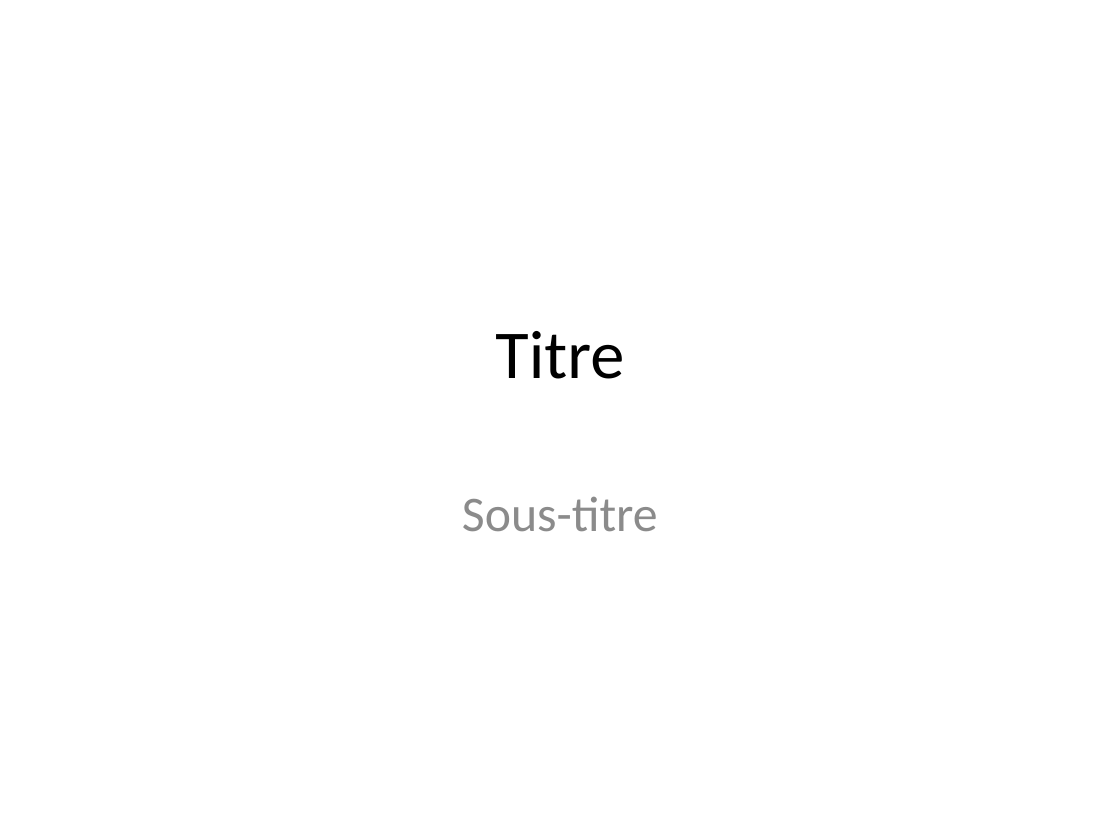
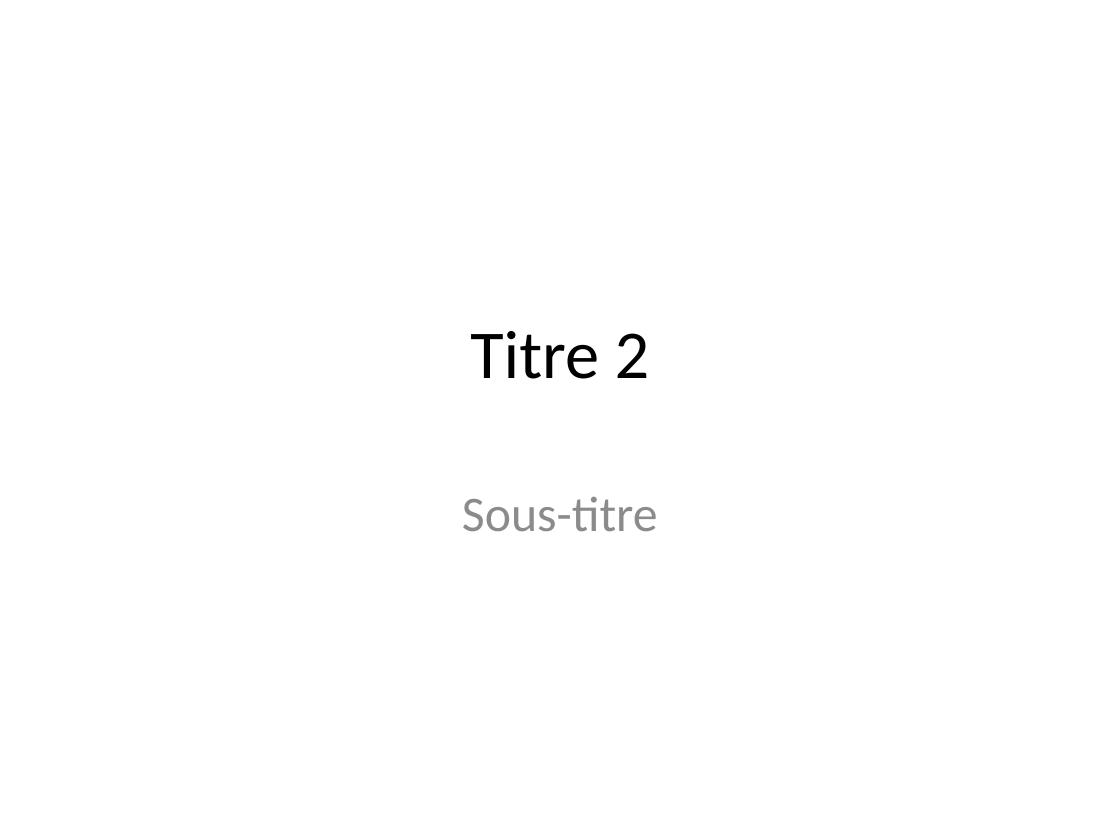
Before and after one commit to YunanHu/stage, a slide deck: slide 1 of myppt.pptx. Drawn at 1120x840 pixels with LibreOffice and Linux fonts; fonts in the diff are those of the drawing. Boxes give left, top, right and bottom in pixels: in the first picture for what was removed or moved away, otherwise in the second. Text is boxed around its words. In the diff, an @@ line names an element or a change of style, - is before the commit and + after.

```diff
--- a/myppt.pptx
+++ b/myppt.pptx
@@ title at bbox=[470, 331, 650, 379]: text changed @@
-Titre
+Titre 2
```
Also in this commit, not shown: 1 other file.
